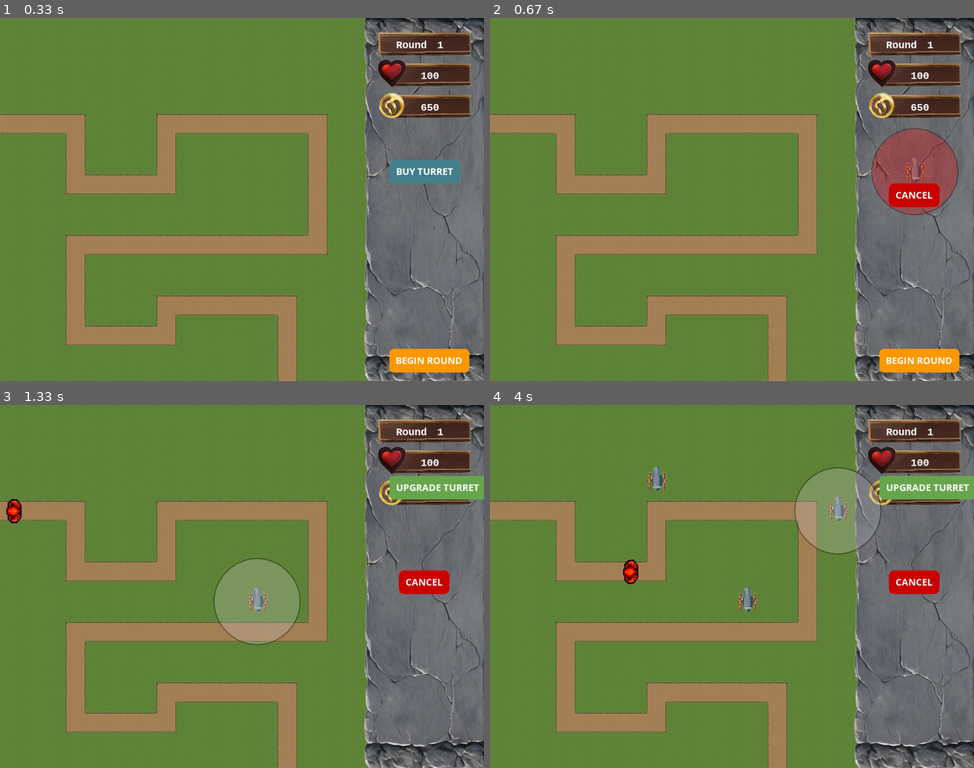
Above: before the commit, frames 1-4 (two rows, left to right).
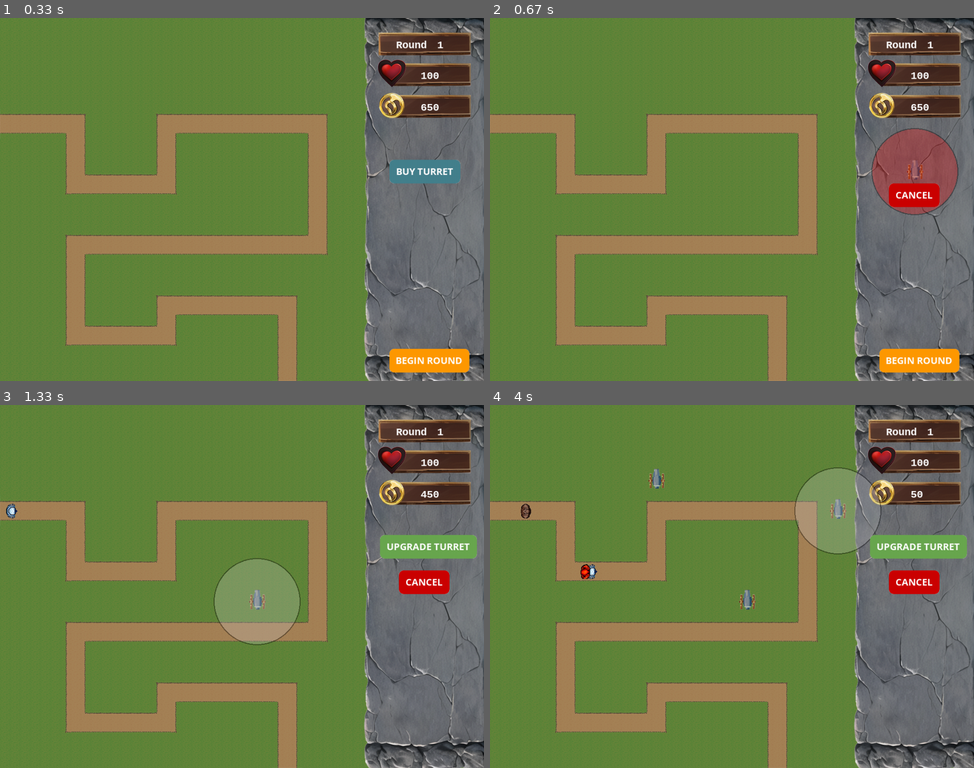
Above: after the commit, the same moments.

Repository: peter5454/PyGame
Game: pygame game, started from main.py
Same seed, same stepped clock (60 frames per second), same inputs: the game is played once before the commit and once after it.
Inputs (mouse positions are in pixels of both pictures, inside the frame that each line leads up to):
- Up to frame 1 (0.33 s): no input
- Up to frame 2 (0.67 s): click (915, 170) at 0.38 s
- Up to frame 3 (1.33 s): click (246, 611) at 0.72 s; click (430, 746) at 1.05 s
- Up to frame 4 (4 s): click (790, 619) at 1.38 s; click (915, 557) at 1.72 s; click (707, 680) at 2.05 s; click (717, 524) at 2.38 s; click (654, 466) at 2.72 s; click (548, 506) at 3.05 s; click (906, 557) at 3.38 s; click (833, 521) at 3.72 s

Frame 1 is identical in both runs. In frame 2, less than 0.1% of the frame differs, in the area x 85-90%, y 38-46%; in frame 3, 2.9%; in frame 4, 3.3%, in the area x 6-100%, y 16-57%.

Commit message:
Added enemy and cannon sprites
+ice golem
+earth golem
+earth giant
+cannon upgraded

Diff:
--- a/enemy_data.py
+++ b/enemy_data.py
@@ -1,28 +1,44 @@
 ENEMY_SPAWN_DATA = [
     {
         #1
-        #"ice_golem": 5,
-        "fire_golem": 1
+        "ice_golem": 1,
+        "fire_golem": 1,
+        "earth_golem": 1,
+        "earth_giant": 1
     },
     {
         #2
         "ice_golem": 10,
-        "fire_golem": 2
+        "fire_golem": 2,
+        "earth_golem": 2,
+        "earth_giant": 0
+
     },
     {
         #3
         "ice_golem": 5,
-        "fire_golem": 5
+        "fire_golem": 5,
+        "earth_golem": 5,
+        "earth_giant": 0
+
     }
 ]
 
 ENEMY_DATA = {
     "ice_golem": {
         "health": 10,
+        "speed": 2
+    },
+    "fire_golem": {
+        "health": 5,
+        "speed": 3
+    },
+    "earth_golem": {
+        "health": 15,
         "speed": 1.5
     },
-    "fire_golem": {
-        "health": 10,
-        "speed": 2.5
+    "earth_giant": {
+        "health": 75,
+        "speed": 1
     }
 }
--- a/main.py
+++ b/main.py
@@ -40,7 +40,10 @@
 enemy_images = {
   "enemy_1": pg.image.load('assets/images/enemies/enemy_1.png').convert_alpha(),
   "ice_golem": pg.image.load('assets/images/enemies/ice_golem.png').convert_alpha(),
-  "fire_golem": pg.image.load('assets/images/enemies/fire_golem.png').convert_alpha()
+  "fire_golem": pg.image.load('assets/images/enemies/fire_golem.png').convert_alpha(),
+  "earth_golem": pg.image.load('assets/images/enemies/earth_golem.png').convert_alpha(),
+  "earth_giant": pg.image.load('assets/images/enemies/earth_giant.png').convert_alpha()
+
 }
 
 #turrets
@@ -62,7 +65,7 @@
 cancel_button = Button(c.SCREEN_WIDTH - 180 ,350, cancel_image)
 begin_button = Button(c.SCREEN_WIDTH - 200 ,700, begin_image)
 restart_button = Button(312.5 , 320, restart_image)
-upgrade_button = Button(c.SCREEN_WIDTH - 200, 150, upgrade_image)
+upgrade_button = Button(c.SCREEN_WIDTH - 220, 275, upgrade_image)
 
 
 #load json data for level
Binary file added: assets/images/enemies/earth_giant.png
Binary file added: assets/images/enemies/earth_golem.png
Binary file added: assets/images/enemies/earth_golem64.png
Binary file changed: assets/images/enemies/fire_golem.png
Binary file added: assets/images/enemies/fire_golem64.png
Binary file changed: assets/images/enemies/ice_golem.png
Binary file added: assets/images/enemies/ice_golem64.png
Binary file added: assets/images/turrets/cannon_2.png
Binary file changed: assets/images/turrets/cursor_turret.png
Binary file added: assets/images/turrets/cursor_turret0.png
